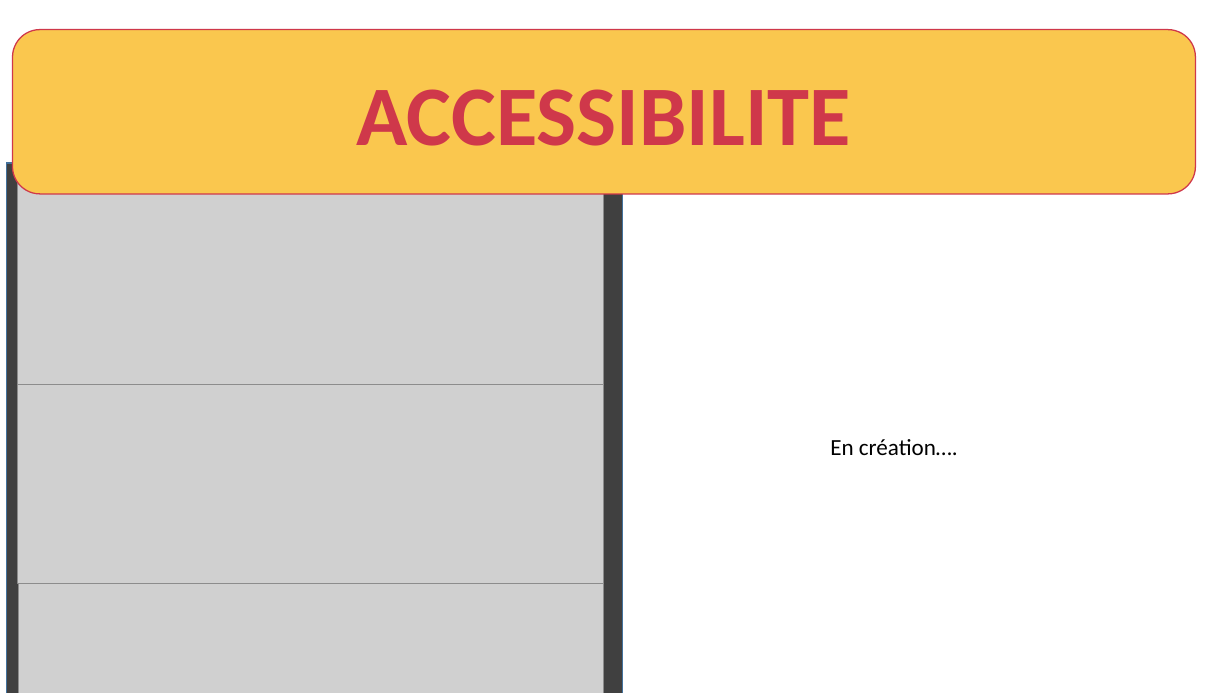
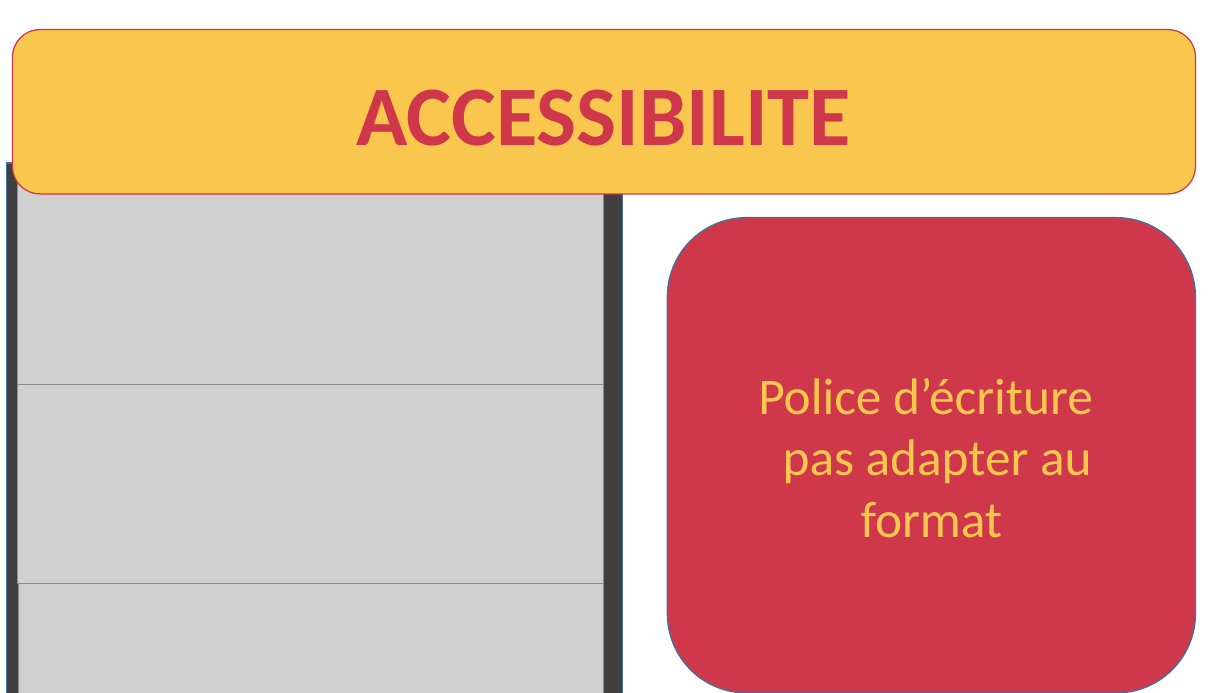
Before and after one commit to devfredgithub/p4DEGRANGEfred, a slide deck: slide 6 of chouette agence.pptx. Drawn at 1232x693 pixels with LibreOffice and Linux fonts; fonts in the diff are those of the drawing; grey boxes stand for pictures. Boxes give left, top, right and bottom in pixels: in the first picture for what was removed or moved away, otherwise in the second. Text is boxed around its words. In the diff, an @@ line names an element or a change of style, - is before the commit and + after.

```diff
--- a/chouette agence.pptx
+++ b/chouette agence.pptx
@@ rounded rectangle added at bbox=[667, 217, 1196, 693], fill #CF384A, outline #43739E 1 pt, 40 pt, text #FAC74E @@
+Police d’écriture
+pas adapter au format
@@ text removed at bbox=[830, 439, 958, 455] @@
-En création….
```
Also in this commit, not shown: 1 other slide changed, 2 slides added, 1 other file.
